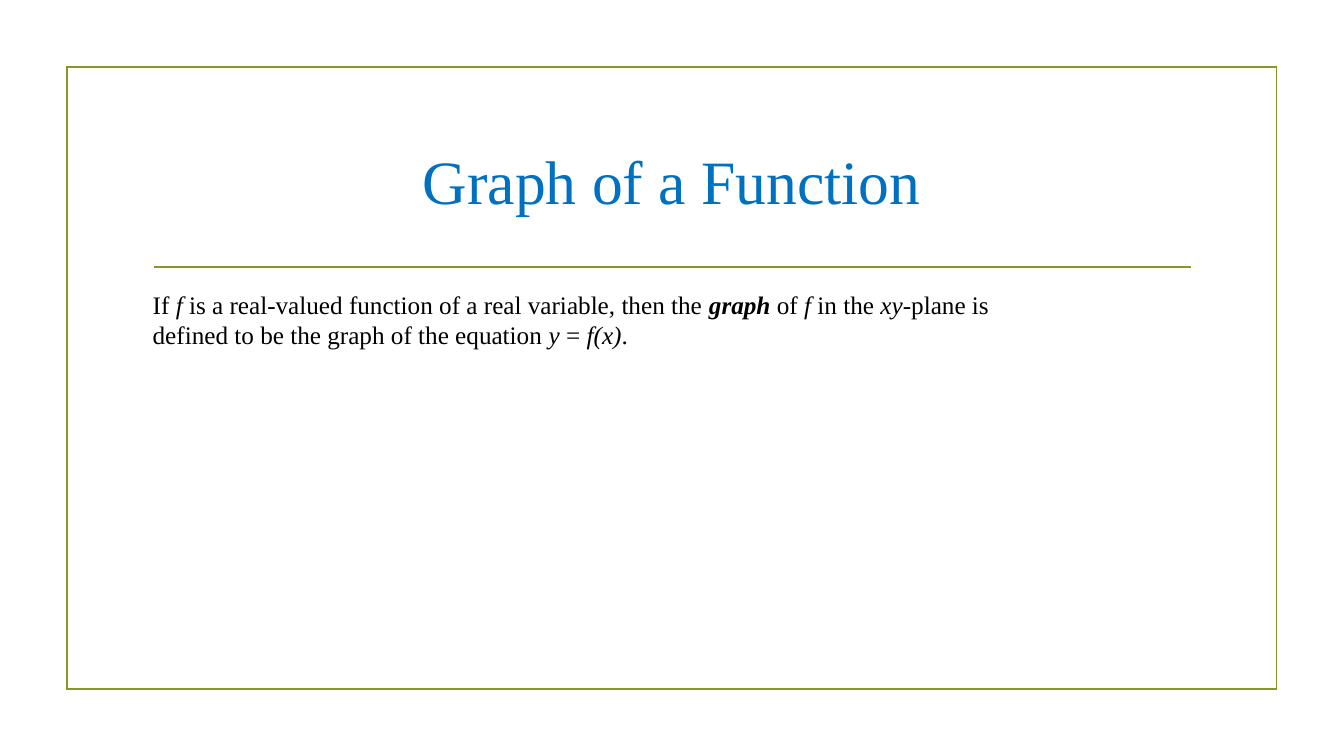
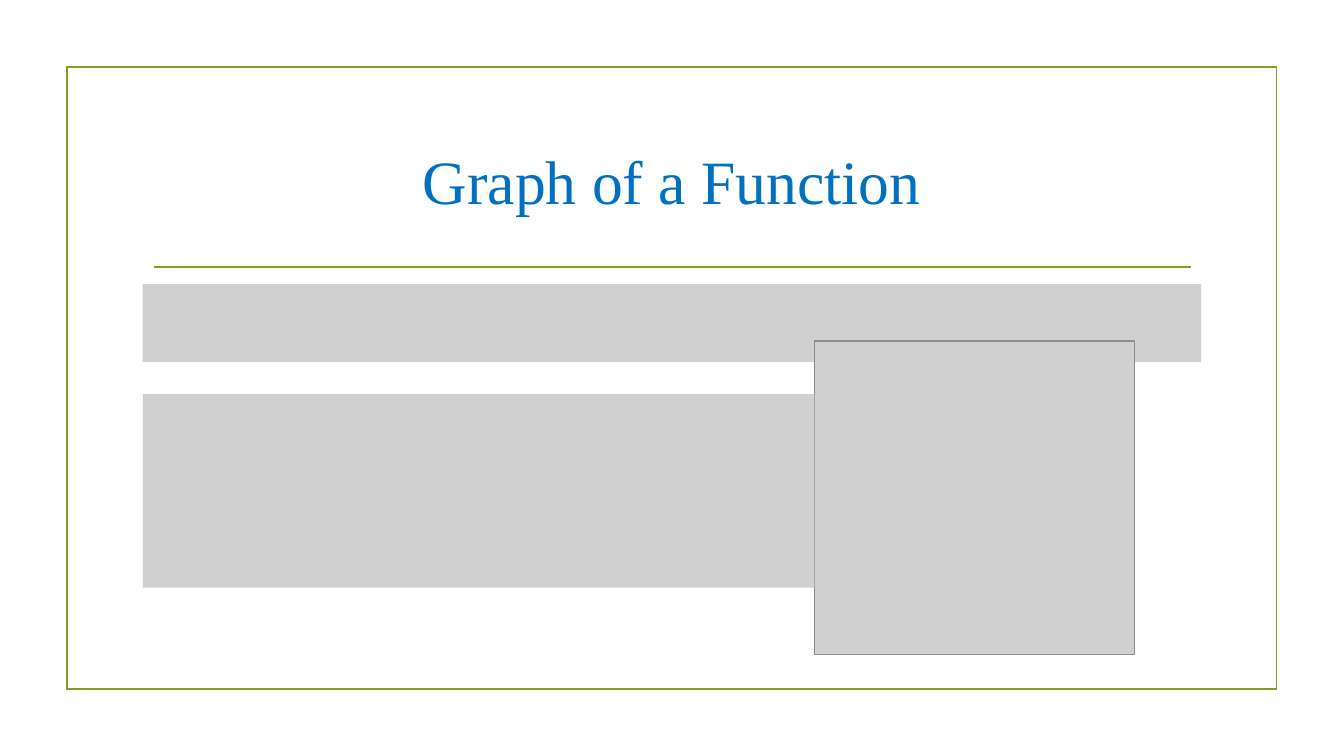
Before and after one commit to Sami-63/Cpp_Traning, a slide deck: slide 6 of Math Presentation.pptx (slide 5 before the commit). Drawn at 1344x756 pixels with LibreOffice and Linux fonts; fonts in the diff are those of the drawing; grey boxes stand for pictures; background and template pictures are left out. Boxes give left, top, right and bottom in pixels: in the first picture for what was removed or moved away, otherwise in the second. Text is boxed around its words. In the diff, an @@ line names an element or a change of style, - is before the commit and + after.

```diff
--- a/Math Presentation.pptx
+++ b/Math Presentation.pptx
@@ picture added at (x1=143, y1=284, x2=1202, y2=362) @@
@@ text removed at (x1=153, y1=296, x2=989, y2=350) @@
-If f is a real-valued function of a real variable, then the graph of f in the xy-plane is
-defined to be the graph of the equation y = f(x).
@@ picture added at (x1=815, y1=341, x2=1135, y2=654) @@
@@ picture added at (x1=143, y1=394, x2=815, y2=588) @@
```
Also in this commit, not shown: 1 slide added, 1 slide removed, 1 other file.
